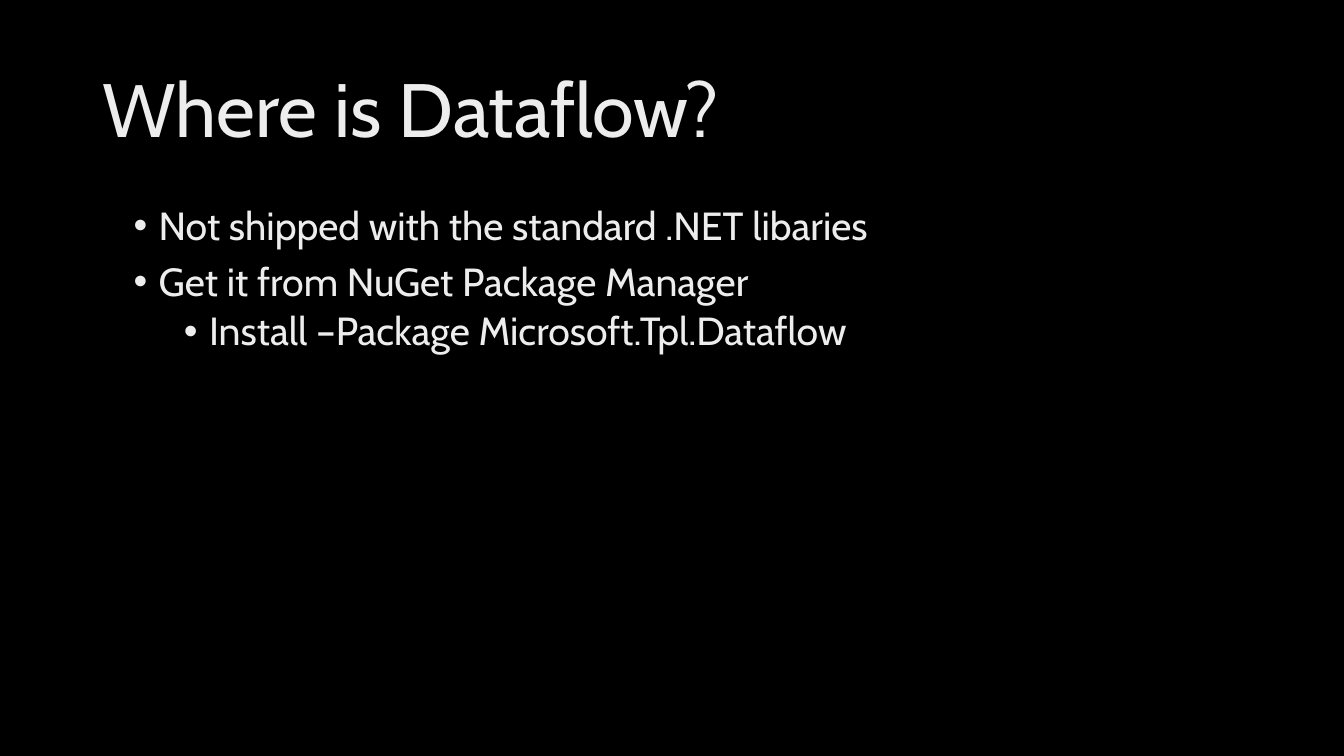
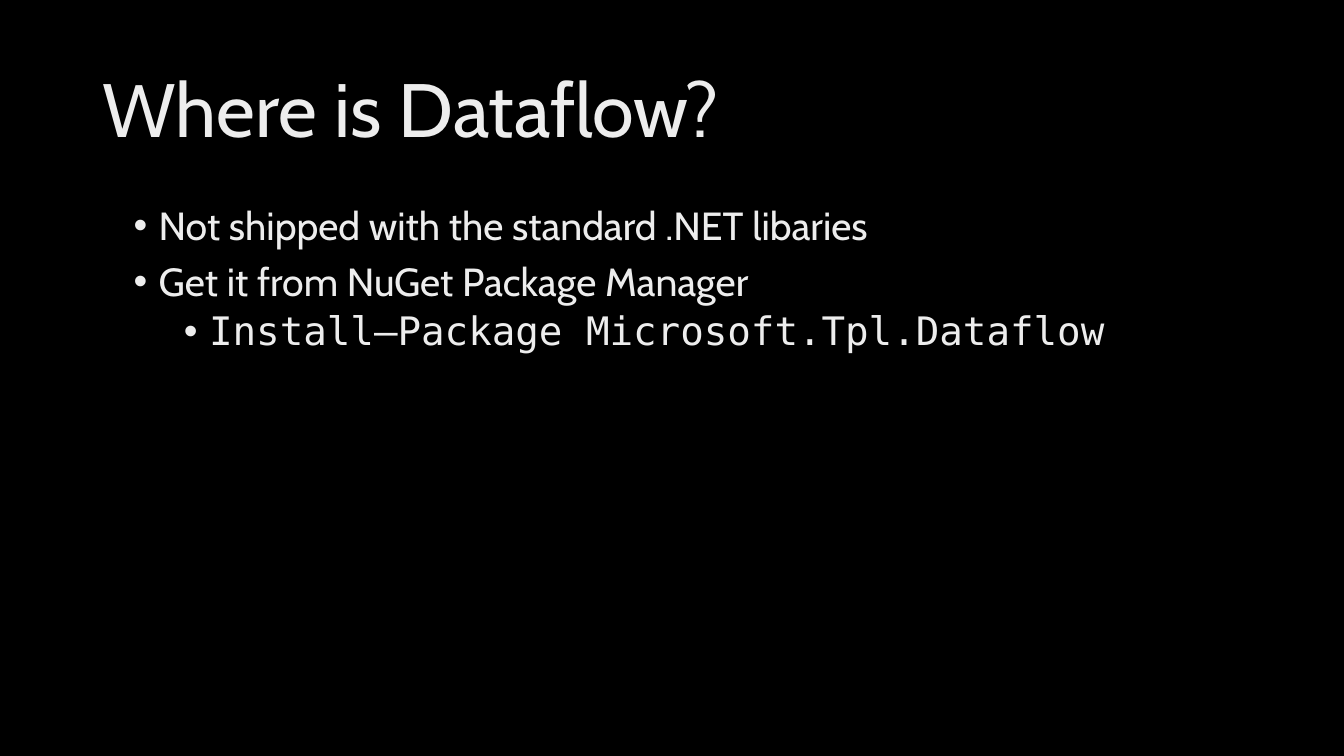
Before and after one commit to taskmatics/code-camp-x-tpl-dataflow, a slide deck: slide 5 of Composing Asynchronous Operations.pptx. Drawn at 1344x756 pixels with LibreOffice and Linux fonts; fonts in the diff are those of the drawing; background and template pictures are left out. Boxes give left, top, right and bottom in pixels: in the first picture for what was removed or moved away, otherwise in the second. Text is boxed around its words. In the diff, an @@ line names an element or a change of style, - is before the commit and + after.

Commit message:
Updated slides.

```diff
--- a/Composing Asynchronous Operations.pptx
+++ b/Composing Asynchronous Operations.pptx
@@ text at [209,315,1104,354]: text changed; font Cabin to DejaVu Sans Mono @@
-  • Install –Package Microsoft.Tpl.Dataflow
+  • Install–Package Microsoft.Tpl.Dataflow
```
Also in this commit, not shown: 1 other slide changed.
